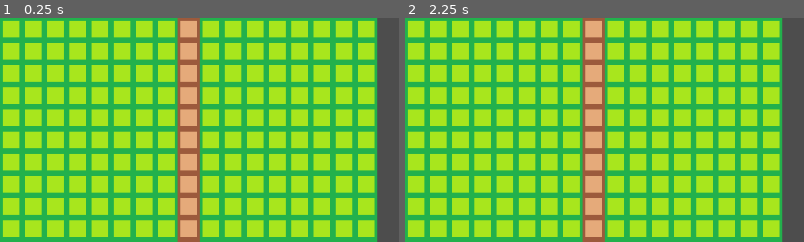
Above: before the commit, frames 1-2 (left to right).
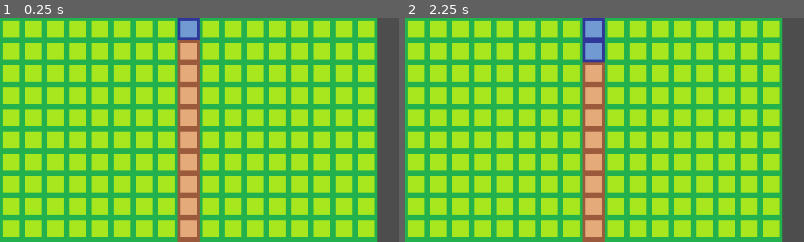
Above: after the commit, the same moments.

Repository: sho16ogura/cs292team5
Game: Godot game, scene res://mainGame.tscn
The game is run twice, just before and just after one commit, with the same random seed, the same clock (stepped at 60 frames per second) and the same inputs.
Inputs (mouse positions are % of the whole screen's width and height, from its top left):
- Up to frame 1 (0.25 s): no input
- Up to frame 2 (2.25 s): tap Enter at 0.5, 2 s; move the mouse to (72, 45) at 0.52 s; tap J (toggle_dig) at 0.6, 1.55 s; tap K (toggle_undig) at 0.8, 1.35 s; tap Space at 1.25 s; move the mouse to (30, 55) at 1.27 s; move the mouse to (60, 28) at 2.02 s; click (60, 28) at 2.1 s
The pictures show only the part of the screen within x 0-50%, y 0-50%; the shares and areas given below are measured in that part.

The runs differ from the first frame. In frame 1, 0.6% of the frame differs, in the area x 44-51%, y 0-10%; in frame 2, 1.2%, in the area x 44-51%, y 0-21%.
Error before the commit: Parse Error: Unexpected "VCS conflict marker" in class body. (res://mainGame.gd:55)

Commit message:
fix errors with merge conflict

Diff:
--- a/team5project/mainGame.gd
+++ b/team5project/mainGame.gd
@@ -14,6 +14,8 @@
 
 
 
+enum DIG_MODES {DIG, UNDIG}
+var dig_mode_state = DIG_MODES.DIG # by default, player can dig ground
 
 # Called when the node enters the scene tree for the first time.
 func _ready():
@@ -39,20 +41,6 @@
 
 	pass #no function needed here at the moment, add code to _on_timer_timeout for pulse related events
 
-enum DIG_MODES {DIG, UNDIG}
-var dig_mode_state = DIG_MODES.DIG # by default, player can dig ground
-
-func _input(event):
-
-	#if toggle_dig (J) is pressed, mode change to dig mode
-	if Input.is_action_just_pressed("toggle_dig"):
-		dig_mode_state = DIG_MODES.DIG
-
-	#if toggle_undig (K) is pressed, mode change to undig mode
-	if Input.is_action_just_pressed("toggle_undig"):
-		dig_mode_state = DIG_MODES.UNDIG
-
-=======
 func _input(event):
 
 	#if toggle_dig (J) is pressed, mode change to dig mode
